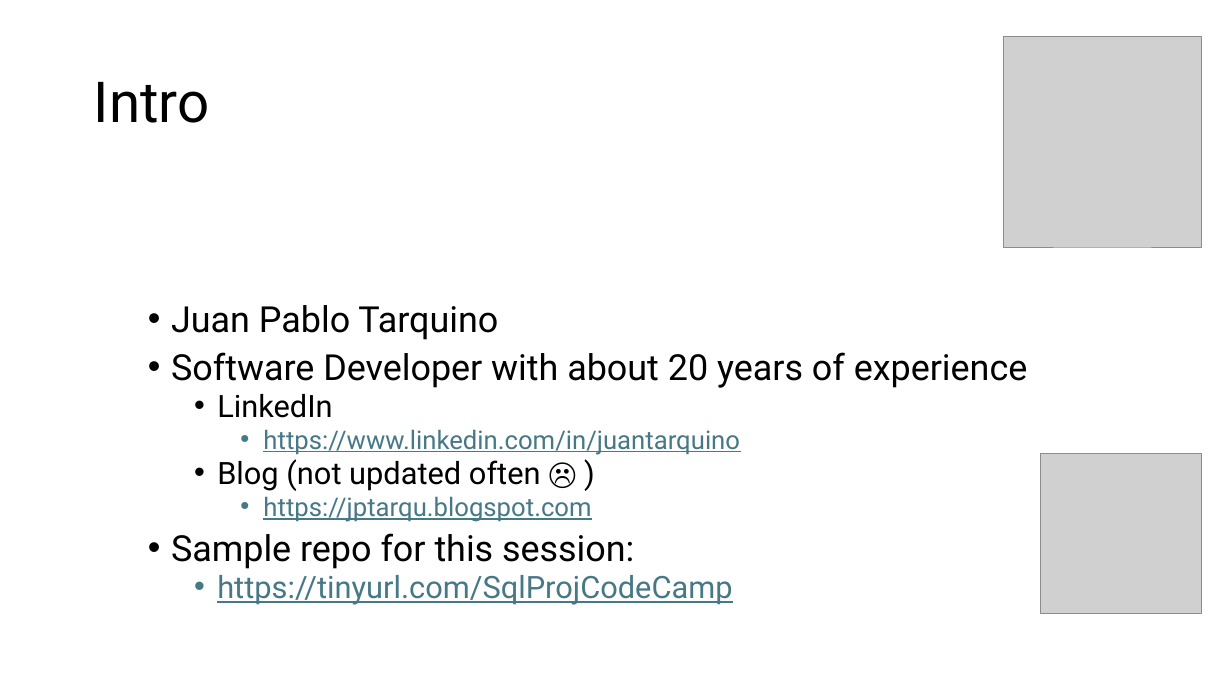
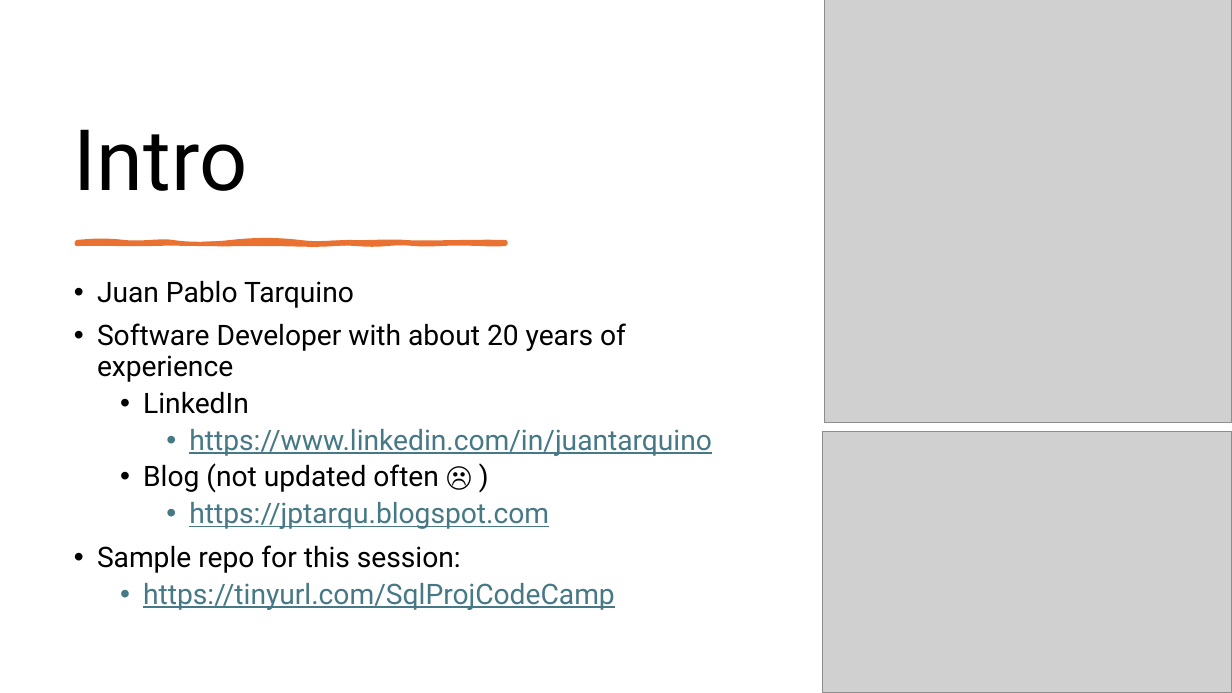
Before and after one commit to TheJuanitoLearnsShow/PodcastsManager, a slide deck: slide 2 of slides/VS sql project.pptx. Drawn at 1232x693 pixels with LibreOffice and Linux fonts; fonts in the diff are those of the drawing; grey boxes stand for pictures. Boxes give left, top, right and bottom in pixels: in the first picture for what was removed or moved away, otherwise in the second. Text is boxed around its words. In the diff, an @@ line names an element or a change of style, - is before the commit and + after.

```diff
--- a/slides/VS sql project.pptx
+++ b/slides/VS sql project.pptx
@@ picture: place and size @@
-picture at box(1042, 453, 1202, 614)
+picture at box(824, 0, 1232, 422)
@@ title "Intro": place and size @@
-title "Intro" at box(94, 82, 210, 123)
+title "Intro" at box(74, 129, 248, 191)
@@ title "Intro" at box(74, 129, 248, 191): size 44 to 66 pt; vertical alignment middle to bottom @@
@@ freeform shape added at box(77, 242, 506, 244), fill #E97132, outline #E97132 3.25 pt @@
@@ text "Juan Pablo Tarquino": place and size @@
-text "Juan Pablo Tarquino" at box(171, 305, 1028, 605)
+text "Juan Pablo Tarquino" at box(97, 280, 712, 610)
@@ text "Juan Pablo Tarquino" at box(97, 280, 712, 610): size 28 to 22 pt in "Juan Pablo Tarquino", "Software Developer with about 20 years of ...", "Sample repo for this session:"; size 24 to 22 pt in "LinkedIn", "Blog (not updated often ☹ )", "https://tinyurl.com/SqlProjCodeCamp"; size 20 to 22 pt in "https://www.linkedin.com/in/juantarquino", "https://jptarqu.blogspot.com"; line spacing 0.8 to 0.9 @@
@@ picture: place and size @@
-picture at box(1004, 37, 1202, 247)
+picture at box(823, 432, 1232, 693)
```
Also in this commit, not shown: 14 other slides changed, 1 other file.
